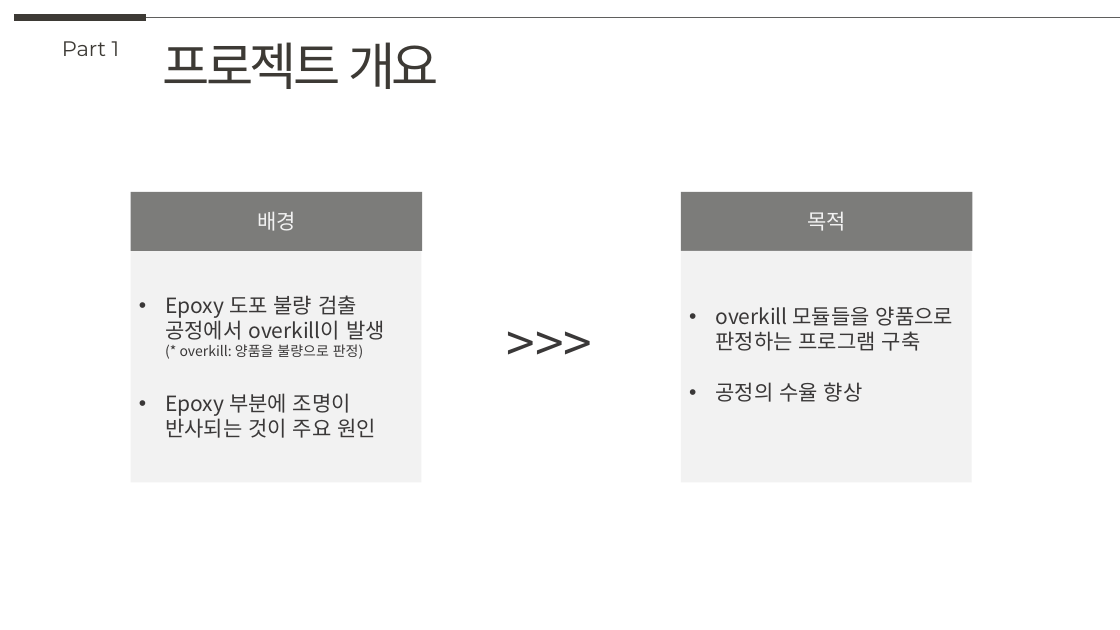
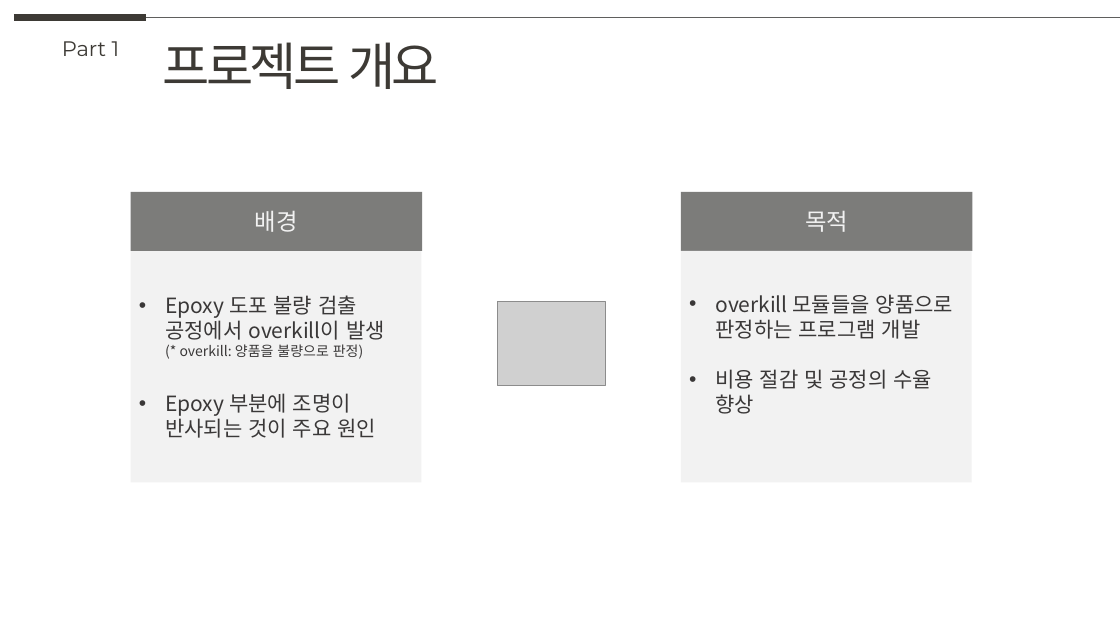
Before and after one commit to knudatascientists/lg-innotek-projects, a slide deck: slide 4 of docs/중간_보고서.pptx. Drawn at 1120x630 pixels with LibreOffice and Linux fonts; fonts in the diff are those of the drawing; grey boxes stand for pictures. Boxes give left, top, right and bottom in pixels: in the first picture for what was removed or moved away, otherwise in the second. Text is boxed around its words. In the diff, an @@ line names an element or a change of style, - is before the commit and + after.

```diff
--- a/docs/중간_보고서.pptx
+++ b/docs/중간_보고서.pptx
@@ rectangle "배경" at (x1=131, y1=192, x2=423, y2=250): size 18 to 20 pt @@
@@ rectangle "목적" at (x1=681, y1=192, x2=973, y2=250): size 18 to 20 pt @@
@@ text in rectangle at (x1=715, y1=294, x2=953, y2=414): text changed @@
-• overkill 모듈들을 양품으로
-  판정하는 프로그램 구축
-• 공정의 수율 향상
+• overkill 모듈들을 양품으로
+  판정하는 프로그램 개발
+• 비용 절감 및 공정의 수율 향상
@@ picture added at (x1=497, y1=302, x2=605, y2=386) @@
@@ text removed at (x1=499, y1=308, x2=613, y2=378) @@
->>>
```
Also in this commit, not shown: 19 other slides changed, 13 slides added, 1 slide removed, 18 other files.
